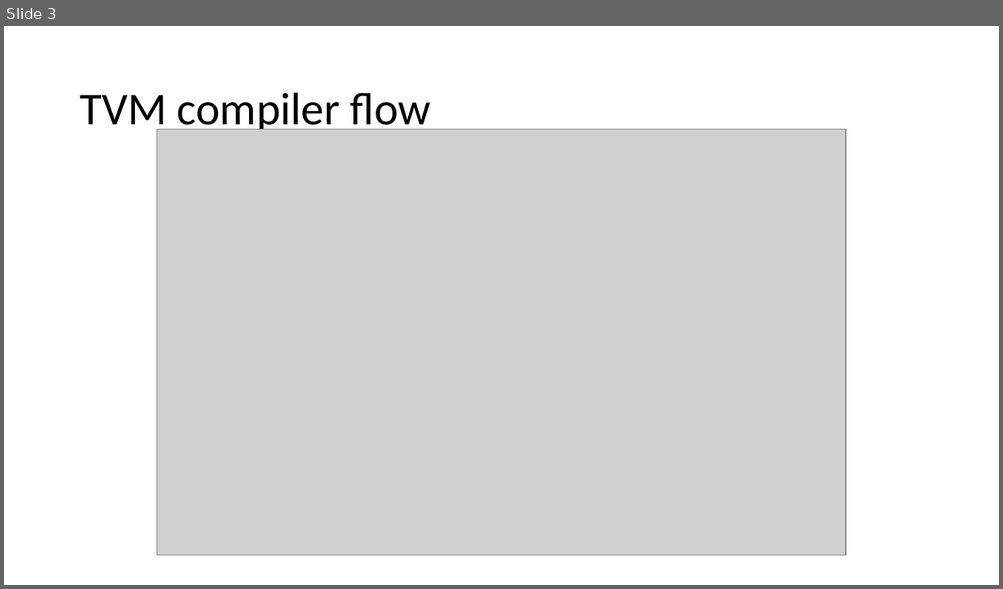
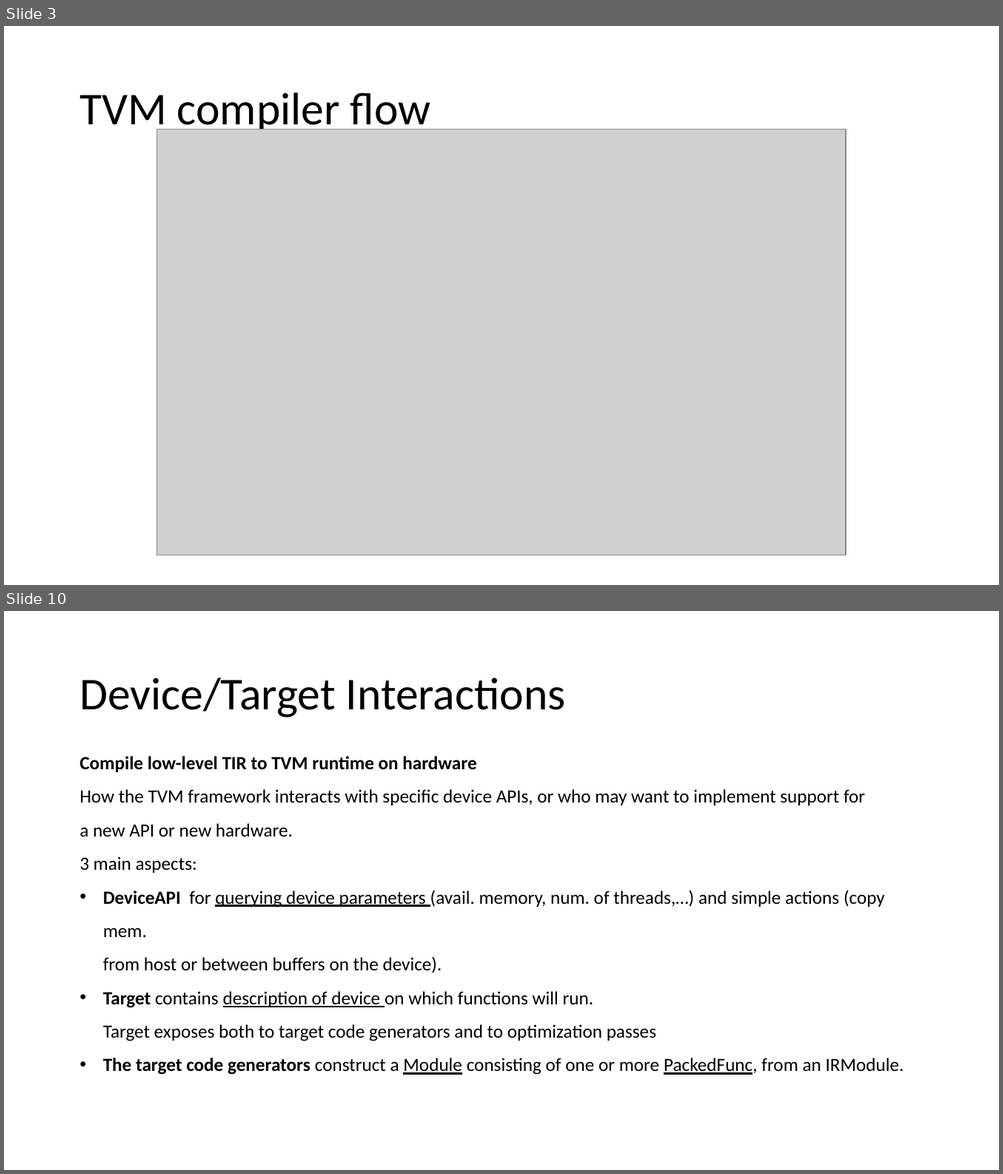
Before and after one commit to hoangtv2000/Notes, a slide deck: TVM.pptx. Shown one above the other, each under a label of ours: slide 3 before the commit, slides 3 and 10 after it; the slides between them are not shown. The pictures are 1003x589 and 1003x1174 pixels, drawn with LibreOffice and Linux fonts; fonts in the diff are those of the drawing; grey boxes stand for pictures. Boxes give left, top, right and bottom in pixels: in the first picture for what was removed or moved away, otherwise in the second. Text is boxed around its words. In the diff, an @@ line names an element or a change of style, - is before the commit and + after.

```diff
--- a/TVM.pptx
+++ b/TVM.pptx
@@ slide 10 added at bbox=[4, 611, 999, 1170], background #FFFFFF @@
@@ title added at bbox=[79, 678, 566, 718], 44 pt, text #000000 @@
+Device/Target Interactions
@@ text added at bbox=[79, 756, 904, 1075], 18 pt, text #000000 @@
+Compile low-level TIR to TVM runtime on hardware
+How the TVM framework interacts with specific device APIs, or who may want to implement support for
+a new API or new hardware.
+3 main aspects:
+• DeviceAPI for querying device parameters (avail. memory, num. of threads,…) and simple actions (copy mem.
+  from host or between buffers on the device).
+• Target contains description of device on which functions will run.
+  Target exposes both to target code generators and to optimization passes
+• The target code generators construct a Module consisting of one or more PackedFunc, from an IRModule.
```
Also in this commit, not shown: 5 slides changed, 4 other slides added, 1 slide removed.
